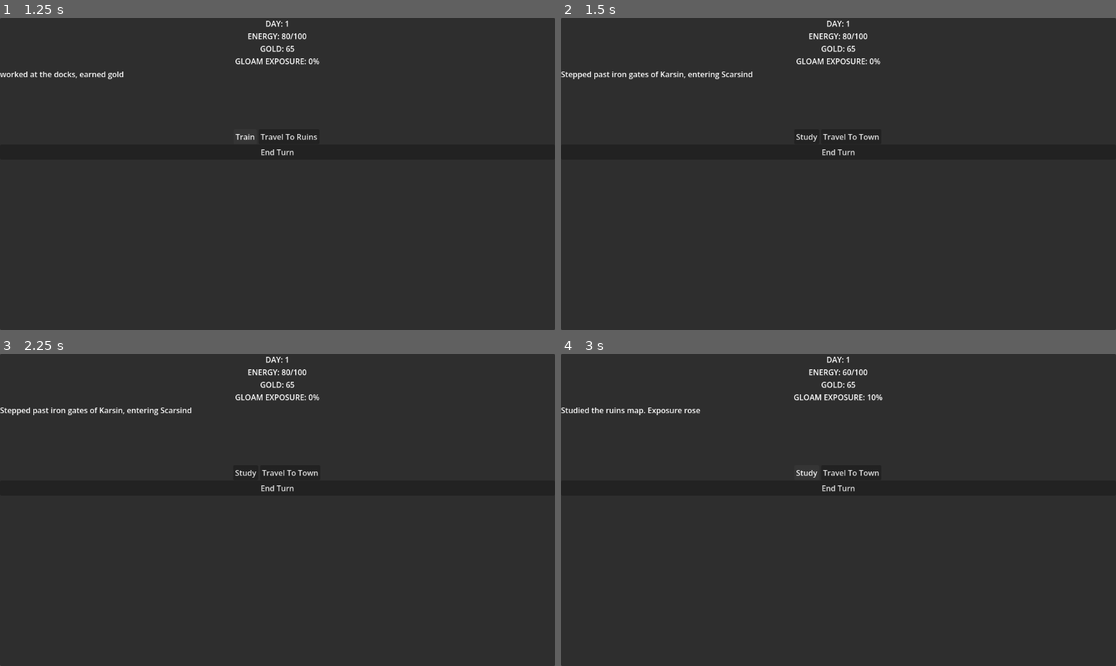
Above: before the commit, frames 1-4 (two rows, left to right).
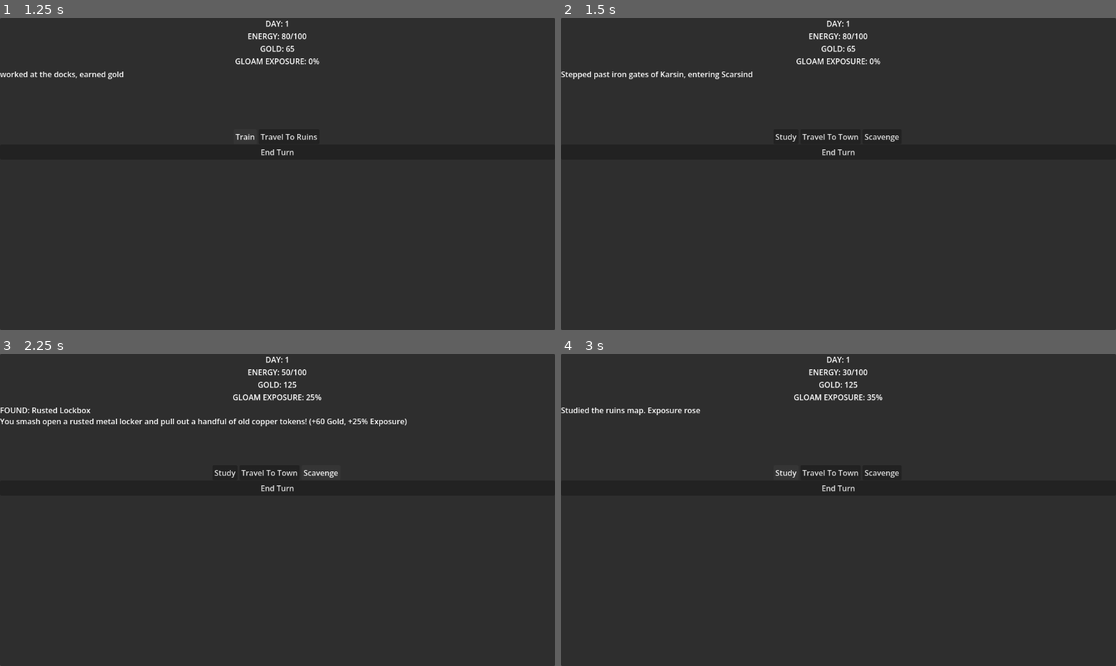
Above: after the commit, the same moments.

Repository: valordye/menu-testing
Game: Godot game, scene res://game_manager.tscn
Two runs of this game, one before a commit and one after it. Both use one fixed random seed, a clock stepped at 60 frames per second and the inputs below. The project has no main scene, so this scene is started directly.
Inputs (mouse positions are in pixels of both pictures, inside the frame that each line leads up to):
- Up to frame 1 (1.25 s): click "Train" at 0.5 s
- Up to frame 2 (1.5 s): click "Travel To Ruins" at 1.25 s
- Up to frame 3 (2.25 s): click (321, 472) at 2 s, where only the run after the commit has a clickable "Scavenge"
- Up to frame 4 (3 s): click "Study" at 2.75 s

Frame 1 is identical in both runs. In frame 2, 0.3% of the frame differs, in the area x 38-61%, y 37-40%; in frame 3, 1.6%, in the area x 0-74%, y 4-40%; in frame 4, 0.4%.

Commit message:
custom resources

Diff:
--- /dev/null
+++ b/Items/glowing_shard.tres
@@ -0,0 +1,11 @@
+[gd_resource type="Resource" script_class="ScavengeItem" format=3 uid="uid://d1j7mk5mbtk6y"]
+
+[ext_resource type="Script" uid="uid://do403nem0fokq" path="res://scripts/ScavengeItem.gd" id="1_ka07j"]
+
+[resource]
+script = ExtResource("1_ka07j")
+item_name = "Heart-Glass Shard"
+gold_value = 15
+exposure_risk = 2
+discovery_text = "You spot a warm amber gleam under a pile of rubble. It's a pristine fragment of old ward-glass. "
+metadata/_custom_type_script = "uid://do403nem0fokq"
--- /dev/null
+++ b/Items/rusted_vault.tres
@@ -0,0 +1,11 @@
+[gd_resource type="Resource" script_class="ScavengeItem" format=3 uid="uid://d13ar7nr4dtea"]
+
+[ext_resource type="Script" uid="uid://do403nem0fokq" path="res://scripts/ScavengeItem.gd" id="1_gpv1w"]
+
+[resource]
+script = ExtResource("1_gpv1w")
+item_name = "Rusted Lockbox"
+gold_value = 60
+exposure_risk = 25
+discovery_text = "You smash open a rusted metal locker and pull out a handful of old copper tokens!"
+metadata/_custom_type_script = "uid://do403nem0fokq"
--- a/game_manager.tscn
+++ b/game_manager.tscn
@@ -1,10 +1,14 @@
 [gd_scene format=3 uid="uid://duacm805wld6m"]
 
 [ext_resource type="Script" uid="uid://dgvoehl6j8hm1" path="res://scripts/game_manager.gd" id="1_70yv6"]
+[ext_resource type="Resource" uid="uid://d13ar7nr4dtea" path="res://Items/rusted_vault.tres" id="2_o2178"]
+[ext_resource type="Resource" uid="uid://d1j7mk5mbtk6y" path="res://Items/glowing_shard.tres" id="3_d5upp"]
 
 [node name="GameManager" type="Node" unique_id=1323455614 node_paths=PackedStringArray("study_button")]
 script = ExtResource("1_70yv6")
 study_button = NodePath("CanvasLayer/PanelContainer/MarginContainer/VBoxContainer/LocationManager/ScarsindPanel/HBoxContainer/StudyButton")
+item_1 = ExtResource("2_o2178")
+item_2 = ExtResource("3_d5upp")
 
 [node name="CanvasLayer" type="CanvasLayer" parent="." unique_id=1007656667]
 
@@ -78,6 +82,12 @@
 layout_mode = 2
 text = "Travel To Town"
 
+[node name="ScavengeButton" type="Button" parent="CanvasLayer/PanelContainer/MarginContainer/VBoxContainer/LocationManager/ScarsindPanel/HBoxContainer" unique_id=213860272]
+unique_name_in_owner = true
+layout_mode = 2
+text = "Scavenge
+"
+
 [node name="EndTurnButton" type="Button" parent="CanvasLayer/PanelContainer/MarginContainer/VBoxContainer" unique_id=702840023]
 layout_mode = 2
 text = "End Turn"
--- /dev/null
+++ b/scripts/ScavengeItem.gd
@@ -0,0 +1,9 @@
+extends Resource
+class_name ScavengeItem
+
+
+#the @export keyword exposes these slots directly to the Godot Inspector panel
+@export var item_name: String = "Unknown Relic"
+@export var gold_value: int = 10
+@export var exposure_risk: int = 5
+@export_multiline var discovery_text: String = "You found something in the mud."
--- a/scripts/game_manager.gd
+++ b/scripts/game_manager.gd
@@ -12,6 +12,7 @@
 #action buttons
 @onready var train_button: Button = %TrainButton
 @export var study_button: Button
+@onready var scavenge_button: Button = %ScavengeButton
 
 #Location Panel Reference
 @onready var karsin_panel: VBoxContainer = $CanvasLayer/PanelContainer/MarginContainer/VBoxContainer/LocationManager/KarsinPanel
@@ -26,12 +27,17 @@
 @onready var popup_text: Label = %PopupText
 @onready var close_popup_button: Button = %ClosePopupButton
 
+#create inspector slots for data template cards
+@export var item_1: ScavengeItem
+@export var item_2: ScavengeItem
+
 
 func _ready() -> void:
 	#manual signal connection
 	train_button.pressed.connect(_on_train_button_pressed)
 	study_button.pressed.connect(_on_study_button_pressed)
 	end_turn_button.pressed.connect(_on_end_turn_button_pressed)
+	scavenge_button.pressed.connect(_on_scavenge_button_pressed)
 
 	#connect navigation buttons
 	travel_to_ruins_button.pressed.connect(_on_travel_to_ruins_pressed)
@@ -100,6 +106,27 @@
 
 		update_ui_text()
 
+func _on_scavenge_button_pressed() -> void:
+	if stats.spend_energy(30):
+
+		#50/50 chance to find item 1 or 2
+		var found_item: ScavengeItem = item_1 if randf() > 0.5 else item_2
+
+		#get the numbers dynamically from data templates
+		stats.gain_gold(found_item.gold_value)
+		stats.increase_exposure(found_item.exposure_risk)
+
+		#plaster the custom text on screen
+		log_display.text = "FOUND: %s\n%s (+%d Gold, +%d%% Exposure)" % [
+			found_item.item_name,
+			found_item.discovery_text,
+			found_item.gold_value,
+			found_item.exposure_risk
+		]
+
+		update_ui_text()
+
+
 #function to activate overlay shield
 func trigger_silas_event() -> void:
 	popup_text.text = "SILAS blocks your path, yo gimme ur money twin \n(Silas takes 20 Gold gng)"
Not shown, added: scripts/ScavengeItem.gd.uid
